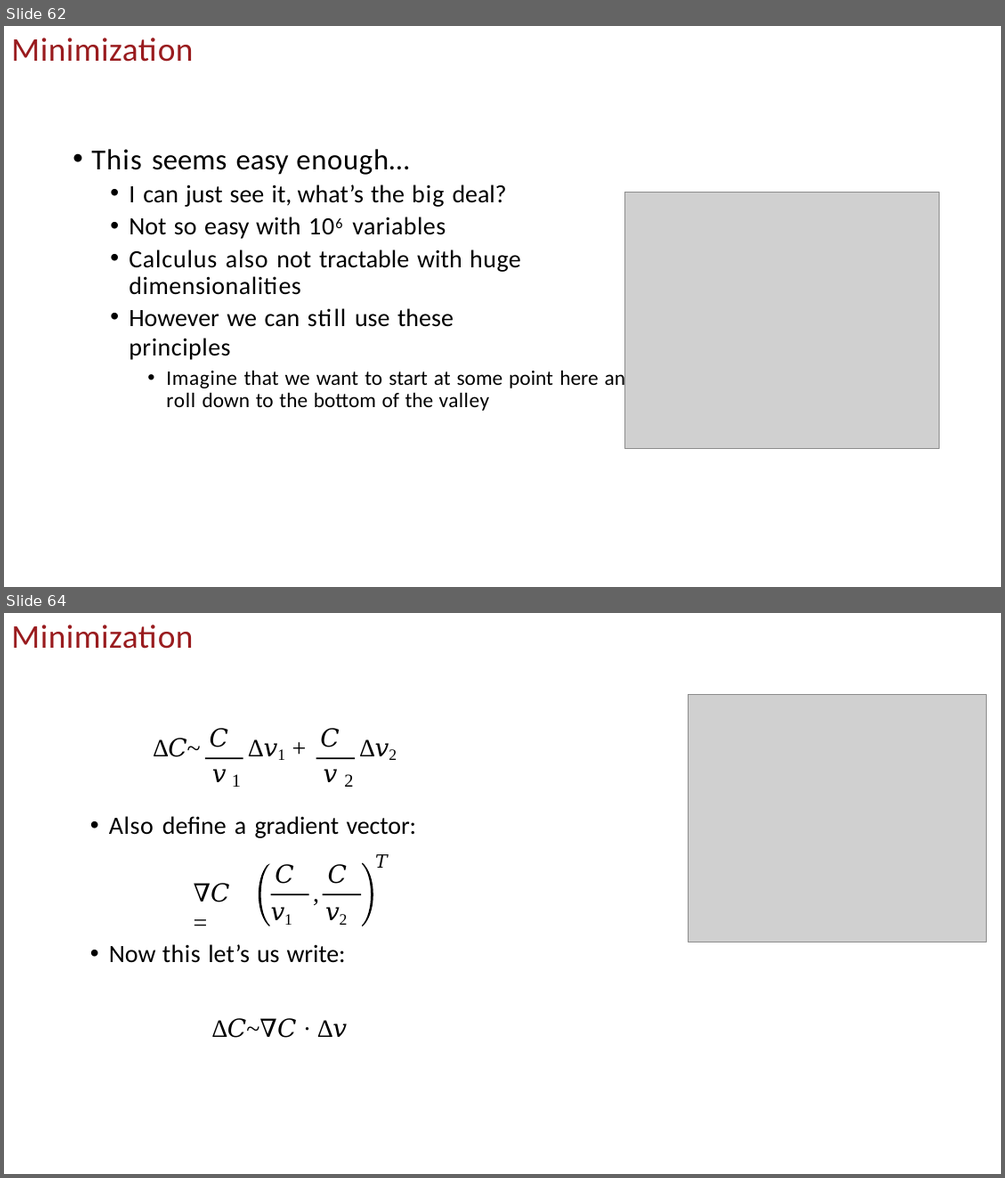
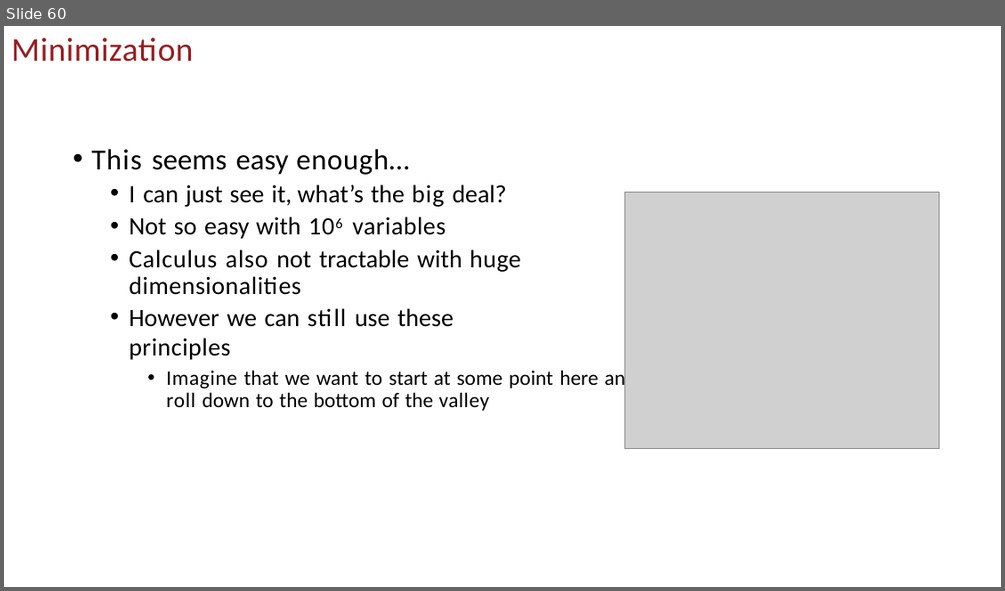
Before and after one commit to uscee105/ee105, a slide deck: assets/module-4-ml/mod-4-lecture-19-20-nn.pptx. Shown one above the other, each under a label of ours: slides 62 and 64 before the commit, slide 60 after it; the slides between them are not shown. The pictures are 1005x1178 and 1005x591 pixels, drawn with LibreOffice and Linux fonts; fonts in the diff are those of the drawing; grey boxes stand for pictures; background and template pictures are left out. Boxes give left, top, right and bottom in pixels: in the first picture for what was removed or moved away, otherwise in the second. Text is boxed around its words. In the diff, an @@ line names an element or a change of style, - is before the commit and + after.

```diff
--- a/assets/module-4-ml/mod-4-lecture-19-20-nn.pptx
+++ b/assets/module-4-ml/mod-4-lecture-19-20-nn.pptx
@@ slide 64 removed at box(4, 613, 1001, 1174), background #FFFFFF @@
@@ title removed at box(11, 625, 193, 649) @@
-Minimization
@@ picture removed at box(688, 695, 987, 942) @@
@@ text removed at box(168, 738, 338, 782) @@
-∆𝐶~ ∆𝑣1 + ∆𝑣2
-𝜕𝑣 𝜕𝑣
@@ text removed at box(210, 728, 228, 747) @@
-𝜕𝐶
@@ text removed at box(320, 728, 339, 747) @@
-𝜕𝐶
@@ freeform shape removed at box(205, 757, 243, 759) @@
@@ freeform shape removed at box(316, 757, 355, 759) @@
@@ text removed at box(232, 774, 353, 787) @@
-1 2
@@ text removed at box(109, 816, 416, 838) @@
-• Also define a gradient vector:
@@ freeform shape removed at box(259, 863, 373, 926) @@
@@ text removed at box(275, 864, 347, 884) @@
-𝜕𝐶 𝜕𝐶
@@ text removed at box(312, 876, 320, 908) @@
-,
@@ text removed at box(375, 854, 388, 868) @@
-𝑇
@@ text removed at box(194, 883, 230, 902) @@
-∇𝐶 =
@@ text removed at box(268, 892, 364, 925) @@
-𝜕𝑣1 𝜕𝑣2
@@ freeform shape removed at box(323, 894, 362, 896) @@
@@ text removed at box(109, 944, 347, 1038) @@
-• Now this let’s us write:
-∆𝐶~∇𝐶 ∙ ∆𝑣
@@ what was slide 62 is now slide 60 @@
```
Also in this commit, not shown: 4 slides changed, 2 slides added, 6 other slides removed, 2 other files.
